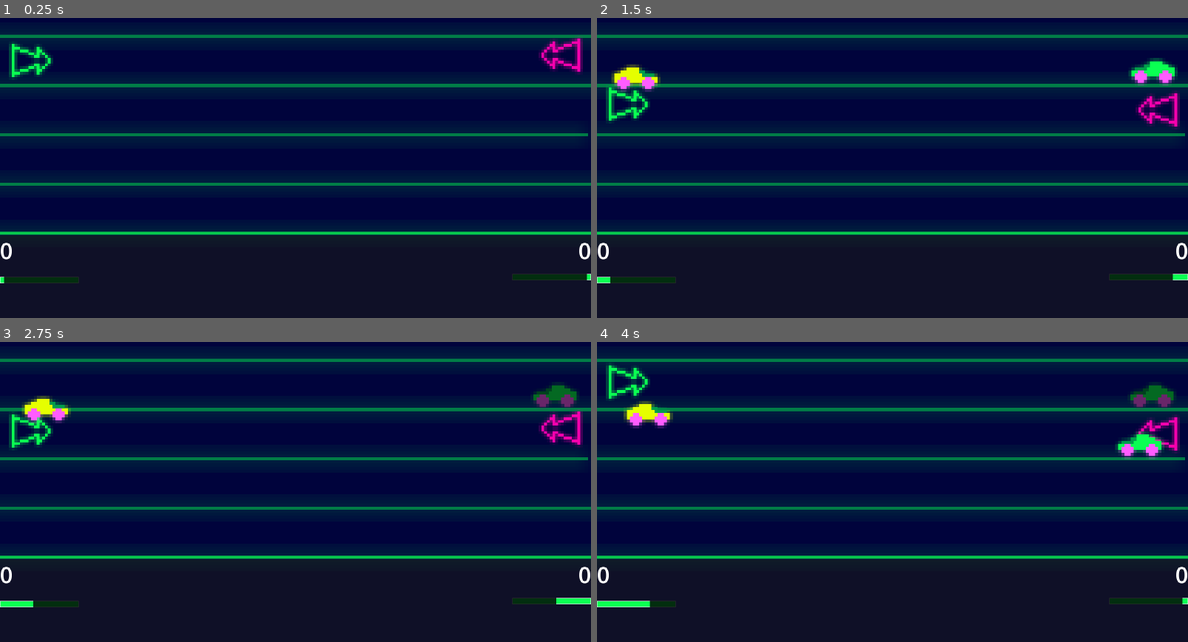
Above: before the commit, frames 1-4 (two rows, left to right).
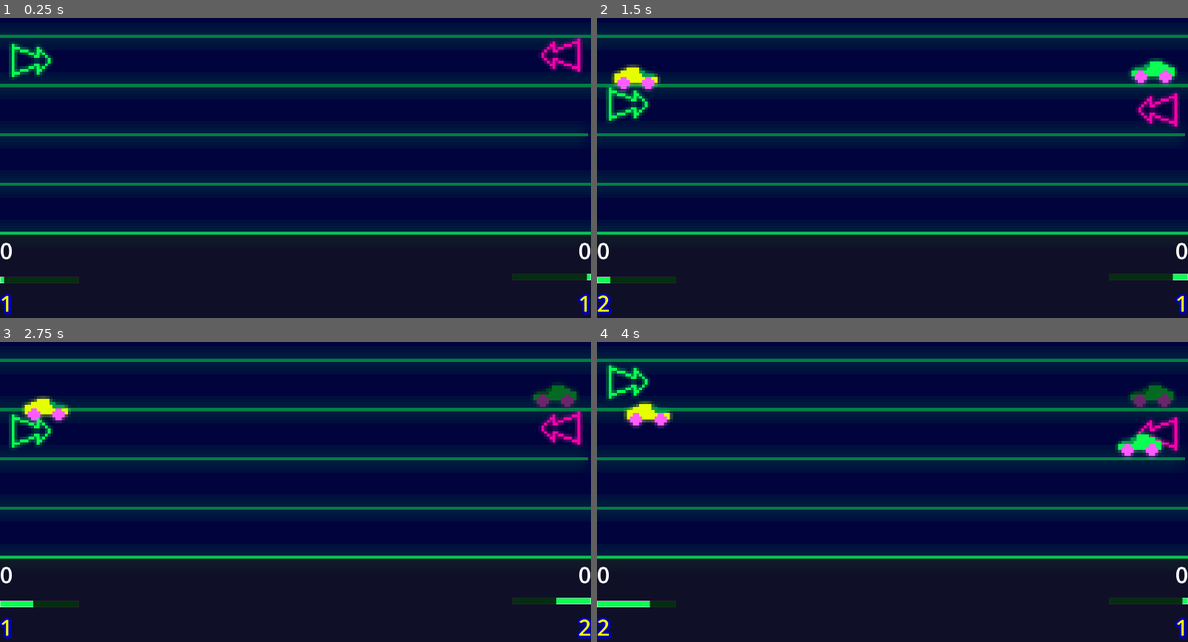
Above: after the commit, the same moments.

Repository: Neppord/battery-pact
Game: Godot game, scene res://main.tscn
Same seed, same stepped clock (60 frames per second), same inputs: the game is played once before the commit and once after it.
Inputs:
- Up to frame 1 (0.25 s): no input
- Up to frame 2 (1.5 s): tap Enter (player_2_spawn) at 0.5 s; hold D (player_1_right) 0.53-1.28 s; tap Space (player_1_spawn) at 0.6 s; hold S (player_1_down) from 1.28 s (still down); tap Down (player_2_down) at 1.35 s
- Up to frame 3 (2.75 s): release S (player_1_down) at 2.03 s; hold D (player_1_right) from 2.03 s (still down); tap Left (player_2_left) at 2.1 s
- Up to frame 4 (4 s): release D (player_1_right) at 2.78 s; hold W (player_1_up) 2.78-3.53 s; tap Right (player_2_right) at 2.85 s; hold A (player_1_left) from 3.53 s (still down); tap Enter (player_2_spawn) at 3.6 s

The runs differ from the first frame. In frame 1, 0.2% of the frame differs, in the area x 0-100%, y 91-100%; in frame 2, 0.3%; in frame 3, 0.3%; in frame 4, 0.3%.

Commit message:
Show toy index for each player
Co-authored-by: Karl Wängberg <karlwangberg@gmail.com>

Diff:
--- a/main.gd
+++ b/main.gd
@@ -82,3 +82,6 @@
 
     if Input.is_action_just_pressed("player_2_right"):
         player_2_toy_index = (player_2_toy_index + 1) % toys.size()
+
+    $HUD/Player1ToyIndicator.text = str(abs(player_1_toy_index) + 1)
+    $HUD/Player2ToyIndicator.text = str(abs(player_2_toy_index) + 1)
--- a/main.tscn
+++ b/main.tscn
@@ -214,6 +214,44 @@
 theme_override_font_sizes/font_size = 72
 text = "0"
 
+[node name="Player1ToyIndicator" type="Label" parent="HUD" unique_id=910467485]
+layout_mode = 1
+anchors_preset = 2
+anchor_top = 1.0
+anchor_bottom = 1.0
+offset_top = -373.0
+offset_right = 868.0
+grow_vertical = 0
+theme_override_colors/font_color = Color(1, 1, 0, 1)
+theme_override_colors/font_shadow_color = Color(0, 0, 1, 1)
+theme_override_colors/font_outline_color = Color(0, 0, 0.6745098, 1)
+theme_override_constants/outline_size = 30
+theme_override_constants/shadow_outline_size = 30
+theme_override_font_sizes/font_size = 72
+text = "1"
+vertical_alignment = 2
+
+[node name="Player2ToyIndicator" type="Label" parent="HUD" unique_id=2138516603]
+layout_mode = 1
+anchors_preset = 3
+anchor_left = 1.0
+anchor_top = 1.0
+anchor_right = 1.0
+anchor_bottom = 1.0
+offset_left = -868.0
+offset_top = -373.0
+grow_horizontal = 0
+grow_vertical = 0
+theme_override_colors/font_color = Color(1, 1, 0, 1)
+theme_override_colors/font_shadow_color = Color(0, 0, 1, 1)
+theme_override_colors/font_outline_color = Color(0, 0, 0.6745098, 1)
+theme_override_constants/outline_size = 30
+theme_override_constants/shadow_outline_size = 30
+theme_override_font_sizes/font_size = 72
+text = "1"
+horizontal_alignment = 2
+vertical_alignment = 2
+
 [node name="Player1Goal" type="Area2D" parent="." unique_id=951927263]
 
 [node name="CollisionShape2D" type="CollisionShape2D" parent="Player1Goal" unique_id=1260625773]
